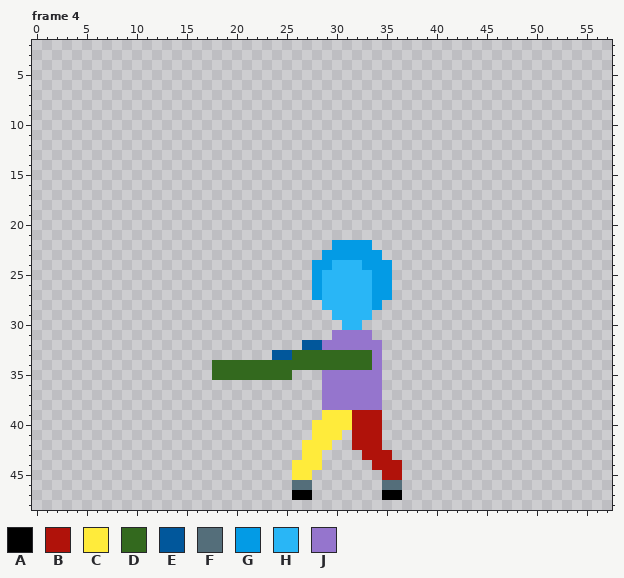
Two versions of one pixel-art file, The Fallen Guardian/Assets/Art/Characters/Player/_Sword/Player_Sword_Attack_Left.aseprite. The first picture shows the starting point.
64x64 pixels, 8 frames. Pixels under 10% opacity are left out. Shown: frame 4: x 0..57, y 2..48. The commit also changed other frames, which this record leaves out.
Palette (. is transparent): A #000000  B #b0120a  C #ffeb3b  D #33691e  E #01579b  F #546e7a  G #039be5  H #29b6f6  J #9575cd
After:
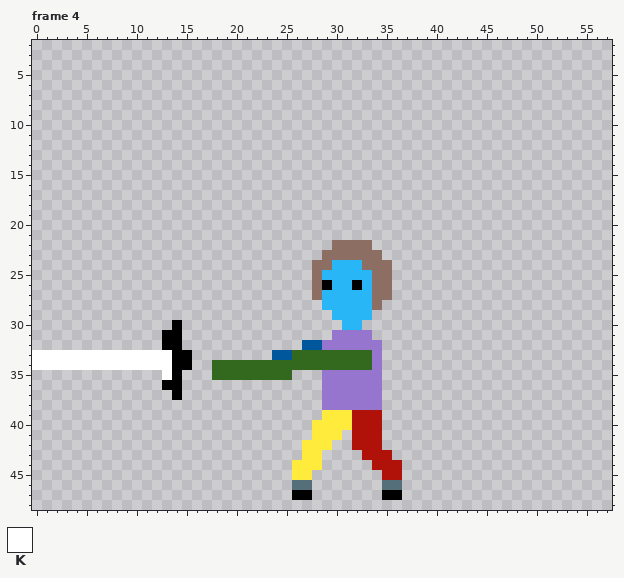
Colours new in this view: K #ffffff
Changes in this commit:
layer "Weapons/Sword" now shown
layer "Body Parts/Head" added
layer "Eyes/Eyes 0" now shown
layer "Hair/Hair 0" now shown
layer "Parts Copy/Head" removed
colour G: #039be5 -> #8d6e63
Changed rows in their new state; - is a pixel that keeps its letter.
Frame 4, layers "Eyes/Eyes 0", "Weapons/Sword":
first column x 29:
26 A--A
first column x 0:
30 --------------A-
31 -------------AA-
32 -------------AA-
33 KKKKKKKKKKKKKKAA
34 KKKKKKKKKKKKKKAA
35 -------------KA-
36 -------------AA-
37 --------------A-
Changed places in both pictures, as pixel boxes (x1, y1, x2, y2):
changed: (312, 240, 392, 310)
added: (32, 320, 192, 400)
